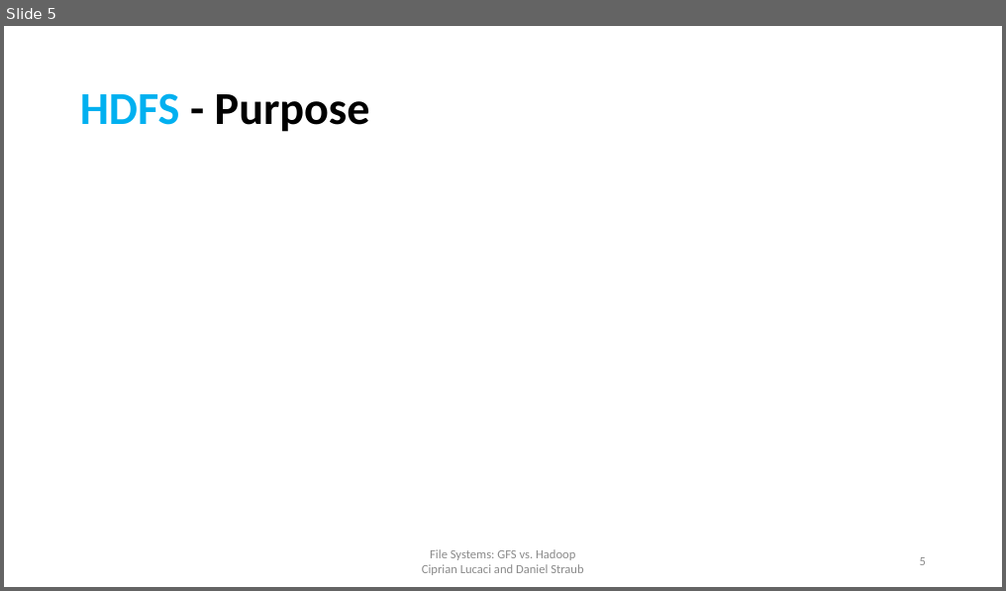
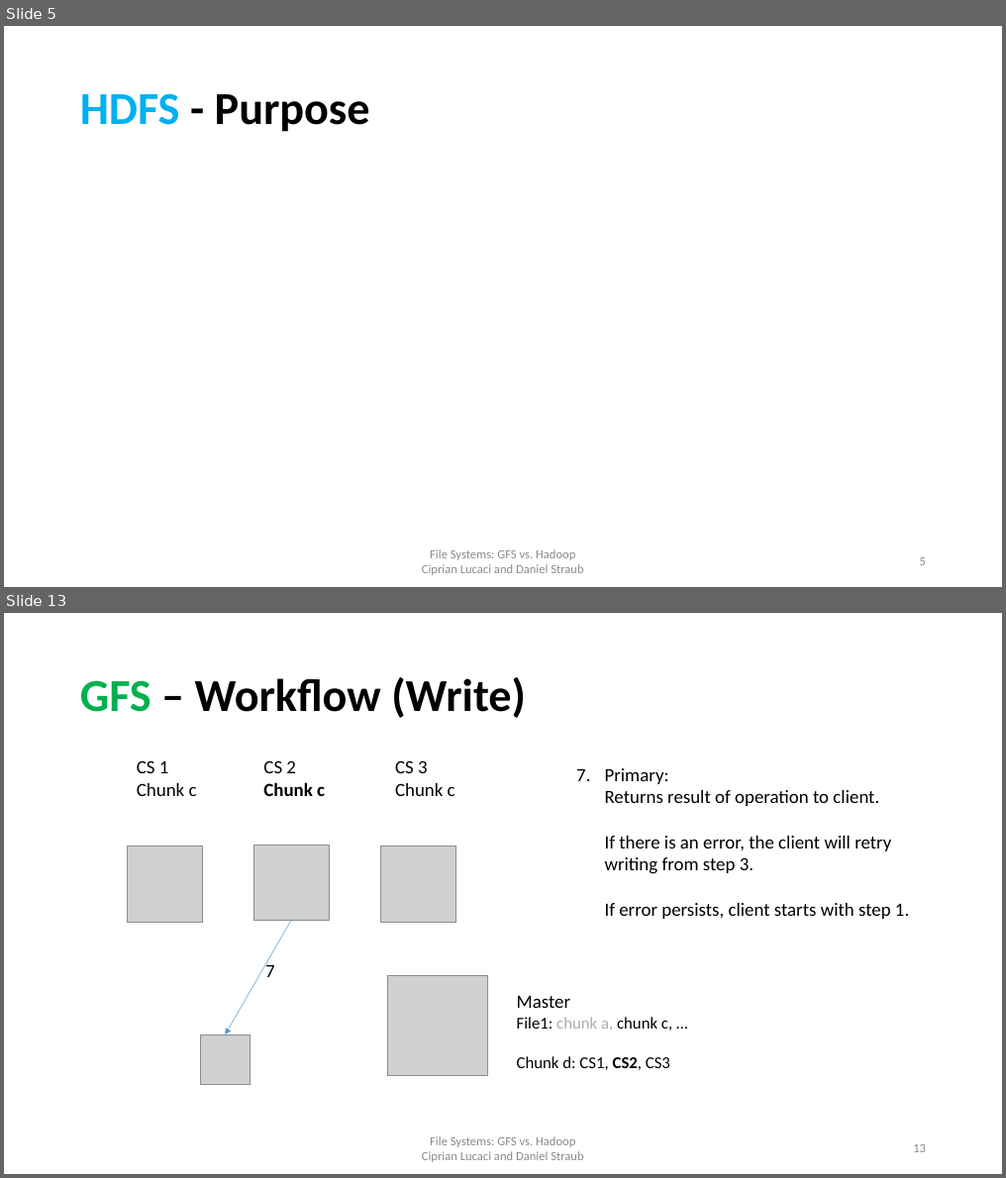
Before and after one commit to cipri7329/ss15-seminar, a slide deck: Presentation/DistributedFileSystems_Daniel.pptx. Shown one above the other, each under a label of ours: slide 5 before the commit, slides 5 and 13 after it; the slides between them are not shown. The pictures are 1006x591 and 1006x1178 pixels, drawn with LibreOffice and Linux fonts; fonts in the diff are those of the drawing; grey boxes stand for pictures; background and template pictures are left out. Boxes give left, top, right and bottom in pixels: in the first picture for what was removed or moved away, otherwise in the second. Text is boxed around its words. In the diff, an @@ line names an element or a change of style, - is before the commit and + after.

Commit message:
Presentation Daniel

```diff
--- a/Presentation/DistributedFileSystems_Daniel.pptx
+++ b/Presentation/DistributedFileSystems_Daniel.pptx
@@ slide 13 added at bbox=[4, 613, 1002, 1174], background #FFFFFF @@
@@ title added at bbox=[80, 677, 526, 718], 44 pt, text #000000, bold @@
+GFS – Workflow (Write)
@@ text added at bbox=[137, 761, 197, 796], 18 pt, text #000000 @@
+CS 1
+Chunk c
@@ text added at bbox=[263, 761, 325, 796], 18 pt, text #000000, bold @@
+CS 2
+Chunk c
@@ text added at bbox=[395, 761, 455, 796], 18 pt, text #000000 @@
+CS 3
+Chunk c
@@ text added at bbox=[605, 768, 909, 919], 18 pt, text #000000 @@
+7. Primary:
+   Returns result of operation to client.
+   If there is an error, the client will retry writing from step 3.
+   If error persists, client starts with step 1.
@@ picture added at bbox=[128, 847, 203, 922] @@
@@ picture added at bbox=[253, 845, 329, 921] @@
@@ picture added at bbox=[380, 847, 456, 922] @@
@@ arrow added from (291, 921) to (225, 1035), #5B9BD5 0.5 pt @@
@@ text added at bbox=[265, 962, 275, 977], 18 pt, text #000000 @@
+7
@@ picture added at bbox=[388, 976, 488, 1076] @@
@@ text added at bbox=[517, 996, 672, 1070], 16 pt, text #000000 @@
+Master
+File1: chunk a, chunk c, …
+Chunk d: CS1, CS2, CS3
@@ picture added at bbox=[200, 1035, 251, 1085] @@
@@ text added at bbox=[422, 1137, 583, 1162], 12 pt, text #8C8C8C @@
+File Systems: GFS vs. Hadoop
+Ciprian Lucaci and Daniel Straub
@@ page number added at bbox=[913, 1145, 926, 1153], 12 pt, text #8C8C8C @@
+13
```
Also in this commit, not shown: 7 slides changed, 7 other slides added.
